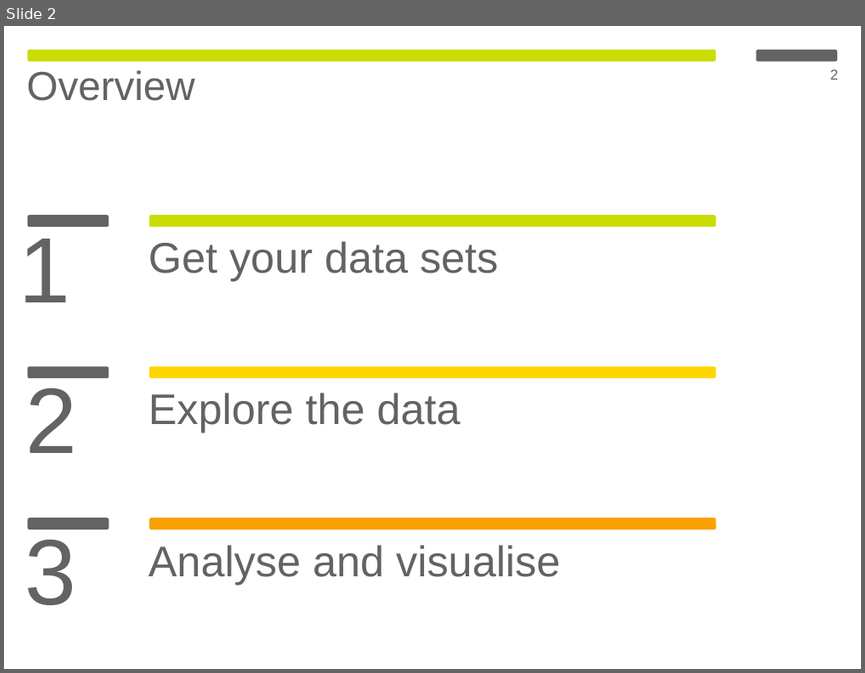
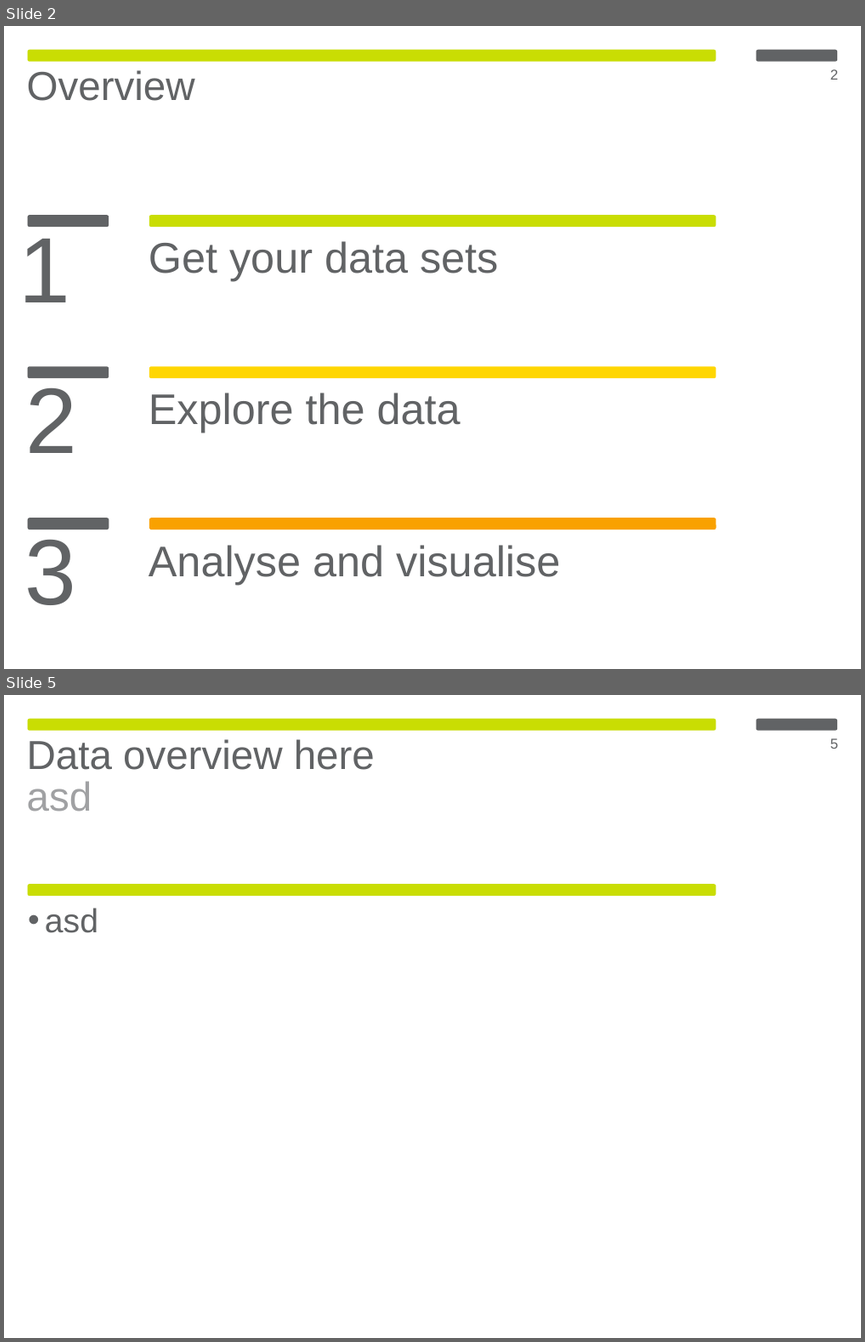
Before and after one commit to aleonidou/genexdrugdemo, a slide deck: genexdemo_slides.pptx. Shown one above the other, each under a label of ours: slide 2 before the commit, slides 2 and 5 after it; the slides between them are not shown. The pictures are 865x673 and 865x1342 pixels, drawn with LibreOffice and Linux fonts; fonts in the diff are those of the drawing. Boxes give left, top, right and bottom in pixels: in the first picture for what was removed or moved away, otherwise in the second. Text is boxed around its words. In the diff, an @@ line names an element or a change of style, - is before the commit and + after.

```diff
--- a/genexdemo_slides.pptx
+++ b/genexdemo_slides.pptx
@@ slide 5 added at [4, 695, 861, 1338], background #FFFFFF; not listed: 2 template elements that a slide beside it also shows @@
@@ text added at [27, 739, 375, 811], 34 pt, text #616365 @@
+Data overview here
+  asd
@@ page number added at [830, 738, 838, 749], 12 pt, text #616365 @@
+5
@@ rounded rectangle added at [27, 884, 715, 896], fill #C9DD03 @@
@@ text added at [45, 907, 98, 933], 28 pt, text #616365 @@
+  • asd
```
Also in this commit, not shown: 2 slides changed, 9 other slides added, 1 slide removed, 1 other file.
